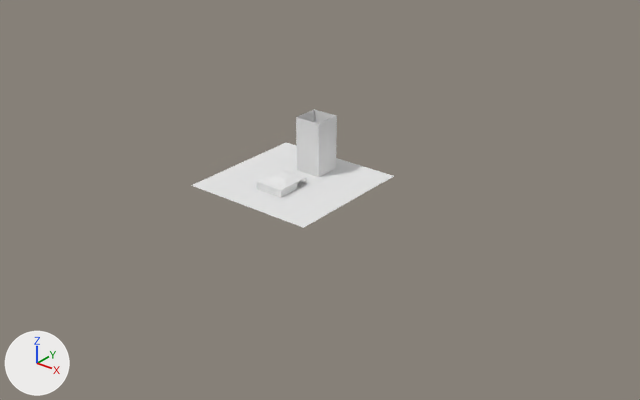
The Blender file Assets/Models/Building.blend: old version first, new version second.
Both versions are drawn from a 50 mm camera at (364.0, -416.0, 256.0) aimed at (7.0, 30.0, -21.0). Every picture has the same lights, and +X, +Y and +Z are marked at lower left.

In view in the first picture: 'Building', 'Plane', 'Tower'.
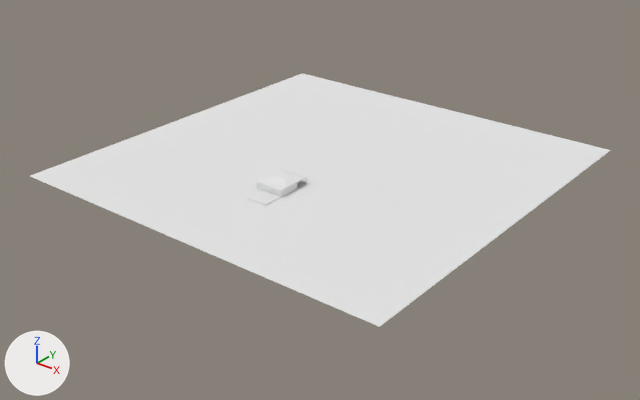
Boxes (x1, y1, x2, y2) around the edits, measured in the pictures (640 x 400 px):
'Plane', moved, rescaled (185% wider, 197% taller): before (191, 143, 394, 228); after (30, 73, 611, 327)
'Tower', deleted: before (296, 109, 337, 177)

What the commit changed:
Object 'Tower' (ob_tower) is deleted.
Object 'Plane' (ob_plane) moves from (0.0, 10.0, -0.1) to (0.0, 50.0, -0.1).
Object 'Plane' (ob_plane) is rescaled from (50.0, 50.0, 1.0) to (150.0, 150.0, 1.0).
